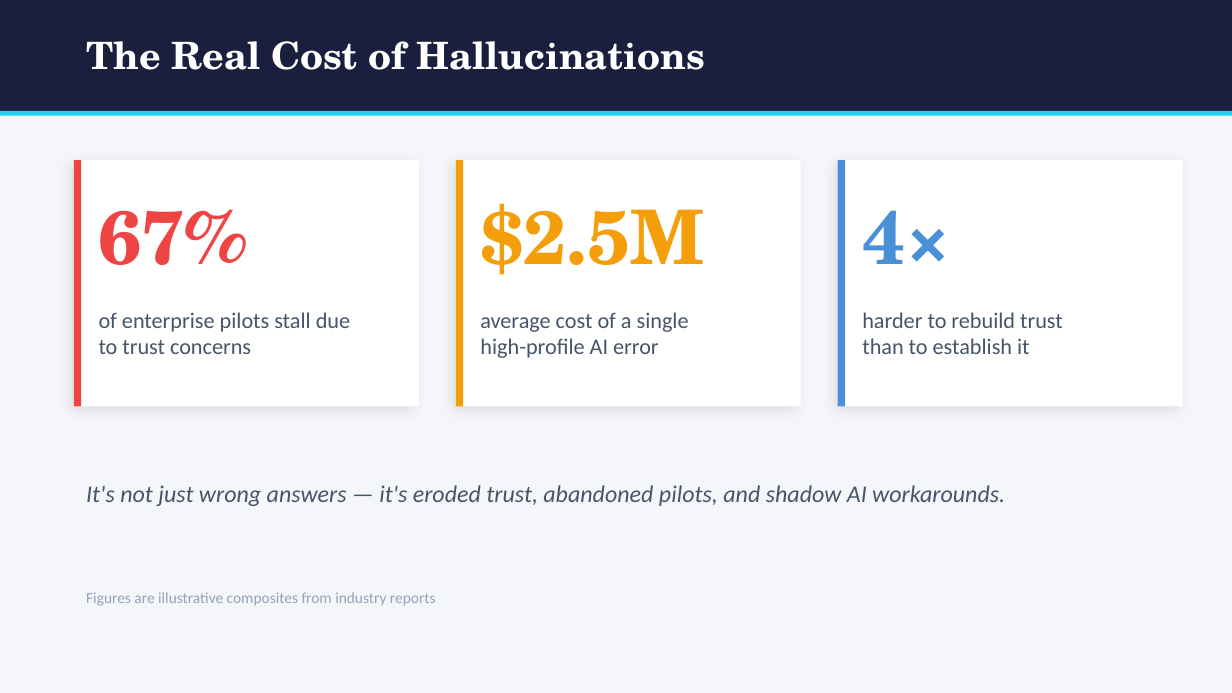
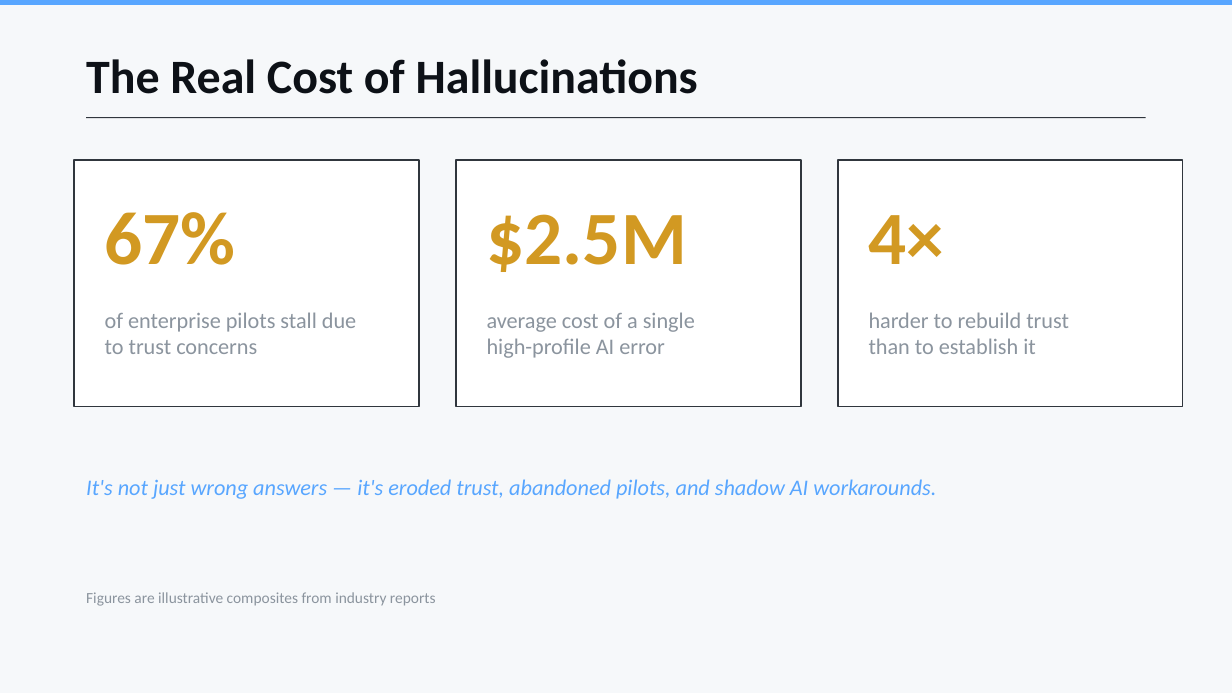
Before and after one commit to SteveHoggNZ/kb, a slide deck: slide 3 of trusting-ai-output.pptx. Drawn at 1232x693 pixels with LibreOffice and Linux fonts; fonts in the diff are those of the drawing. Boxes give left, top, right and bottom in pixels: in the first picture for what was removed or moved away, otherwise in the second. Text is boxed around its words. In the diff, an @@ line names an element or a change of style, - is before the commit and + after.

```diff
--- a/trusting-ai-output.pptx
+++ b/trusting-ai-output.pptx
@@ background #F4F6FA to #F6F8FA @@
@@ rectangle: place and size @@
-rectangle at [0,0,1232,111]
+rectangle at [0,0,1232,5]
@@ rectangle at [0,0,1232,5]: fill #1A1F3D to #58A6FF @@
@@ text "The Real Cost of Hallucinations": place and size @@
-text "The Real Cost of Hallucinations" at [86,41,706,70]
+text "The Real Cost of Hallucinations" at [86,59,698,94]
@@ text "The Real Cost of Hallucinations" at [86,59,698,94]: size 22 to 28 pt, font TeX Gyre Schola to Calibri, text colour #FFFFFF to #0D1117 @@
@@ rectangle: place and size @@
-rectangle at [0,111,1232,116]
+rectangle at [86,117,1146,118]
@@ rectangle at [86,117,1146,118]: fill #22D3EE to #30363D @@
@@ rectangle removed at [74,160,81,407] @@
@@ rectangle removed at [456,160,463,407] @@
@@ outline none to #30363D 1 pt; shadow off in 3 elements at [74,160,419,407], [456,160,801,407], [838,160,1183,407] @@
@@ rectangle removed at [838,160,845,407] @@
@@ text "67%" at [105,212,236,265]: font TeX Gyre Schola to Calibri, text colour #EF4444 to #D29922 @@
@@ text "$2.5M": place and size @@
-text "$2.5M" at [480,203,704,275]
+text "$2.5M" at [487,214,687,272]
@@ text "$2.5M" at [487,214,687,272]: font TeX Gyre Schola to Calibri, text colour #F59E0B to #D29922 @@
@@ text "4×": place and size @@
-text "4×" at [862,210,951,264]
+text "4×" at [869,215,945,264]
@@ text "4×" at [869,215,945,264]: font TeX Gyre Schola to Calibri, text colour #4A90D9 to #D29922 @@
@@ text "average cost of a single": place and size @@
-text "average cost of a single" at [480,312,689,358]
+text "average cost of a single" at [487,312,695,358]
@@ text colour #475569 to #8B949E in 3 elements at [105,312,356,354], [487,312,695,358], [869,312,1069,354] @@
@@ text "harder to rebuild trust": place and size @@
-text "harder to rebuild trust" at [862,312,1063,354]
+text "harder to rebuild trust" at [869,312,1069,354]
@@ text "It's not just wrong answers ..." at [86,479,936,499]: size 14 to 13 pt, text colour #475569 to #58A6FF @@
@@ text "Figures are illustrative composites from ..." at [86,592,436,606]: text colour #94A3B8 to #8B949E @@
```
Also in this commit, not shown: 22 other slides changed.
